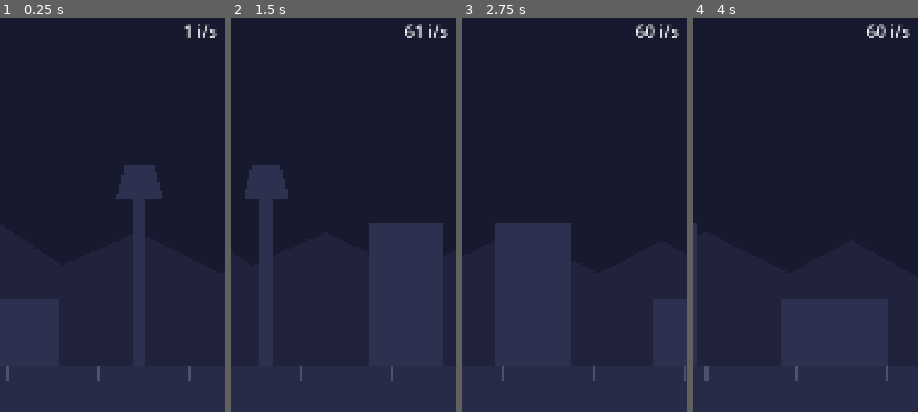
Above: before the commit, frames 1-4 (left to right).
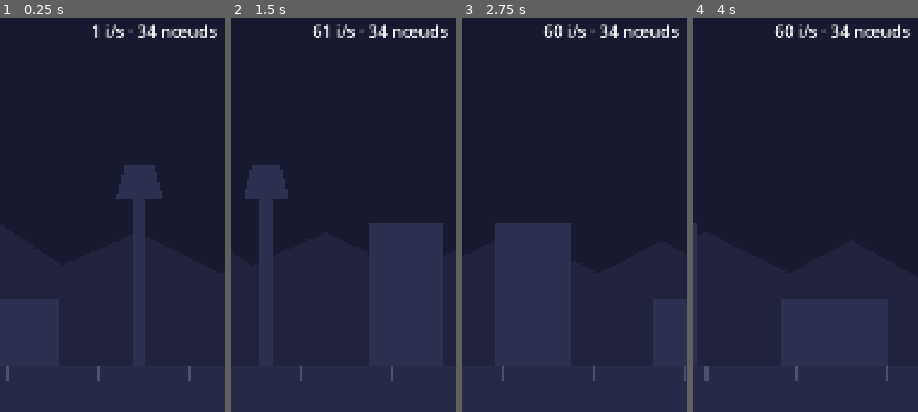
Above: after the commit, the same moments.

Repository: DavidGiangiacomo/somnambule
Game: Godot game, scene res://scenes/main.tscn
Two runs of this game, one before a commit and one after it. Both use one fixed random seed, a clock stepped at 60 frames per second and the inputs below.
Inputs:
- Up to frame 1 (0.25 s): no input
- Up to frame 2 (1.5 s): no input
- Up to frame 3 (2.75 s): no input
- Up to frame 4 (4 s): no input
The pictures show only the part of the screen within x 49-99%, y 0-50%; the shares and areas given below are measured in that part.

The runs differ from the first frame. In frame 1, 0.8% of the frame differs, in the area x 41-97%, y 1-6%; in frame 2, 0.9%; in frame 3, 1.0%, in the area x 36-97%, y 1-6%; in frame 4, 1.0%.

Commit message:
Ajoute les obstacles : générateur, réserve et collision (#8)
Un Timer fait apparaître un obstacle à droite toutes les 5 à 10 s
(intervalle lu dans balance.json). Les obstacles viennent d'une réserve
créée au démarrage et y retournent une fois sortis à gauche.

Le dormeur devient un Area2D et rougit un instant quand un obstacle le
touche, en attendant l'enjambée de #9. Le compteur de débogage affiche
aussi le nombre de nœuds.

Co-Authored-By: Claude Opus 5.5 <noreply@anthropic.com>

Diff:
--- a/project.godot
+++ b/project.godot
@@ -24,6 +24,11 @@
 window/stretch/aspect="keep_width"
 window/handheld/orientation=1
 
+[layer_names]
+
+2d_physics/layer_1="dormeur"
+2d_physics/layer_2="obstacles"
+
 [rendering]
 
 renderer/rendering_method="mobile"
--- a/scenes/main.tscn
+++ b/scenes/main.tscn
@@ -28,7 +28,7 @@
 anchors_preset = 1
 anchor_left = 1.0
 anchor_right = 1.0
-offset_left = -260.0
+offset_left = -520.0
 offset_top = 30.0
 offset_right = -30.0
 offset_bottom = 90.0
--- /dev/null
+++ b/scenes/obstacle.tscn
@@ -0,0 +1,17 @@
+[gd_scene format=3]
+
+[sub_resource type="RectangleShape2D" id="forme"]
+size = Vector2(80, 80)
+
+[node name="Obstacle" type="Area2D"]
+collision_layer = 2
+collision_mask = 0
+monitoring = false
+
+[node name="Corps" type="Polygon2D" parent="."]
+color = Color(0.85, 0.55, 0.3, 1)
+polygon = PackedVector2Array(0, 0, 0, -80, 80, -80, 80, 0)
+
+[node name="Forme" type="CollisionShape2D" parent="."]
+position = Vector2(40, -40)
+shape = SubResource("forme")
--- a/scenes/runner.tscn
+++ b/scenes/runner.tscn
@@ -1,6 +1,11 @@
 [gd_scene format=3]
 
 [ext_resource type="Script" path="res://scripts/runner.gd" id="1"]
+[ext_resource type="Script" path="res://scripts/generateur_obstacles.gd" id="2"]
+[ext_resource type="Script" path="res://scripts/dormeur.gd" id="3"]
+
+[sub_resource type="RectangleShape2D" id="forme_dormeur"]
+size = Vector2(80, 160)
 
 [node name="Runner" type="Node2D"]
 script = ExtResource("1")
@@ -66,7 +71,23 @@
 color = Color(0.3, 0.32, 0.45, 1)
 polygon = PackedVector2Array(0, 864, 6, 864, 6, 894, 0, 894)
 
-[node name="Dormeur" type="Polygon2D" parent="."]
+[node name="Obstacles" type="Node2D" parent="."]
+position = Vector2(0, 864)
+script = ExtResource("2")
+
+[node name="Minuteur" type="Timer" parent="Obstacles"]
+one_shot = true
+
+[node name="Dormeur" type="Area2D" parent="."]
 position = Vector2(216, 864)
+collision_mask = 2
+monitorable = false
+script = ExtResource("3")
+
+[node name="Corps" type="Polygon2D" parent="Dormeur"]
 color = Color(0.9, 0.9, 1, 1)
 polygon = PackedVector2Array(-80, 0, -80, -160, 0, -160, 0, 0)
+
+[node name="Forme" type="CollisionShape2D" parent="Dormeur"]
+position = Vector2(-40, -80)
+shape = SubResource("forme_dormeur")
--- a/scripts/affichage_ips.gd
+++ b/scripts/affichage_ips.gd
@@ -1,5 +1,6 @@
 extends Label
-## Images par seconde, affichées seulement dans les builds de débogage.
+## Images par seconde et nombre de nœuds, affichés seulement dans les builds de
+## débogage. Un nombre de nœuds qui grimpe trahit des objets jamais libérés.
 
 
 func _ready() -> void:
@@ -8,4 +9,7 @@
 
 
 func _process(_delta: float) -> void:
-	text = "%d i/s" % Engine.get_frames_per_second()
+	text = "%d i/s · %d nœuds" % [
+		Engine.get_frames_per_second(),
+		Performance.get_monitor(Performance.OBJECT_NODE_COUNT),
+	]
--- /dev/null
+++ b/scripts/dormeur.gd
@@ -0,0 +1,17 @@
+extends Area2D
+## Le dormeur. Pour l'instant il ne sait que détecter les obstacles : il rougit
+## un instant quand l'un d'eux le touche. L'enjambée arrive avec l'issue #9.
+
+const COULEUR := Color(0.9, 0.9, 1.0)
+const COULEUR_TOUCHE := Color(0.95, 0.3, 0.3)
+
+@onready var corps: Polygon2D = $Corps
+
+
+func _ready() -> void:
+	area_entered.connect(_sur_obstacle)
+
+
+func _sur_obstacle(_obstacle: Area2D) -> void:
+	corps.color = COULEUR_TOUCHE
+	create_tween().tween_property(corps, "color", COULEUR, 0.4)
--- /dev/null
+++ b/scripts/generateur_obstacles.gd
@@ -0,0 +1,71 @@
+extends Node2D
+## Fait apparaître les obstacles à droite de l'écran, à intervalles aléatoires,
+## et les recycle une fois sortis à gauche.
+##
+## Les obstacles viennent d'une réserve créée au démarrage : on ne crée ni ne
+## détruit rien pendant le jeu, on déplace seulement ceux qui existent déjà.
+
+const SCENE_OBSTACLE := preload("res://scenes/obstacle.tscn")
+const TAILLE_RESERVE := 3
+const X_APPARITION := 1080.0  # bord droit de l'écran de référence
+const X_SORTIE := -80.0  # l'obstacle, large de 80, a quitté l'écran
+
+var vitesse: float  # pixels par seconde
+var intervalle_min_s: float
+var intervalle_max_s: float
+
+var _reserve: Array[Area2D] = []
+var _actifs: Array[Area2D] = []
+
+@onready var minuteur: Timer = $Minuteur
+
+
+func _ready() -> void:
+	var balance := Balance.donnees()
+	vitesse = balance["defilement"]["vitesse_px_s"]
+	intervalle_min_s = balance["obstacles"]["intervalle_min_s"]
+	intervalle_max_s = balance["obstacles"]["intervalle_max_s"]
+
+	for i in TAILLE_RESERVE:
+		_reserve.append(_creer_obstacle())
+
+	minuteur.timeout.connect(_sur_minuteur)
+	_relancer_minuteur()
+
+
+func _process(delta: float) -> void:
+	# À l'envers, pour pouvoir retirer un obstacle pendant le parcours.
+	for i in range(_actifs.size() - 1, -1, -1):
+		var obstacle := _actifs[i]
+		obstacle.position.x -= vitesse * delta
+		if obstacle.position.x < X_SORTIE:
+			_actifs.remove_at(i)
+			_ranger(obstacle)
+			_reserve.append(obstacle)
+
+
+func _sur_minuteur() -> void:
+	# Si la réserve est vide (intervalles très courts), on l'agrandit.
+	var obstacle: Area2D = _reserve.pop_back() if not _reserve.is_empty() else _creer_obstacle()
+	obstacle.position.x = X_APPARITION
+	obstacle.visible = true
+	obstacle.set_deferred("monitorable", true)
+	_actifs.append(obstacle)
+	_relancer_minuteur()
+
+
+func _relancer_minuteur() -> void:
+	minuteur.start(randf_range(intervalle_min_s, intervalle_max_s))
+
+
+func _creer_obstacle() -> Area2D:
+	var obstacle: Area2D = SCENE_OBSTACLE.instantiate()
+	_ranger(obstacle)
+	add_child(obstacle)
+	return obstacle
+
+
+## Cache l'obstacle et le rend indétectable jusqu'à sa prochaine apparition.
+func _ranger(obstacle: Area2D) -> void:
+	obstacle.visible = false
+	obstacle.set_deferred("monitorable", false)
Not shown, added: scripts/dormeur.gd.uid
Not shown, added: scripts/generateur_obstacles.gd.uid
